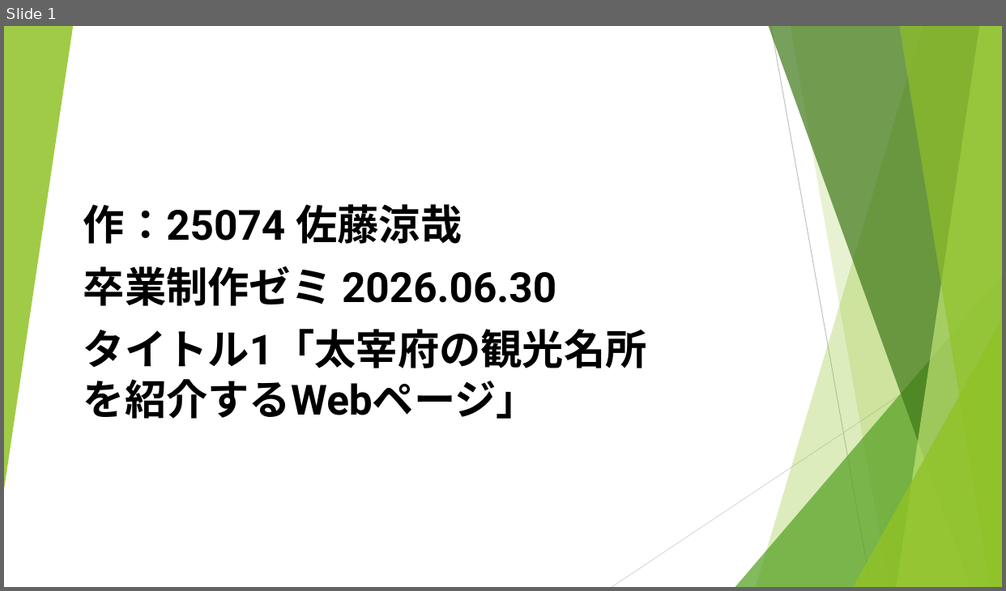
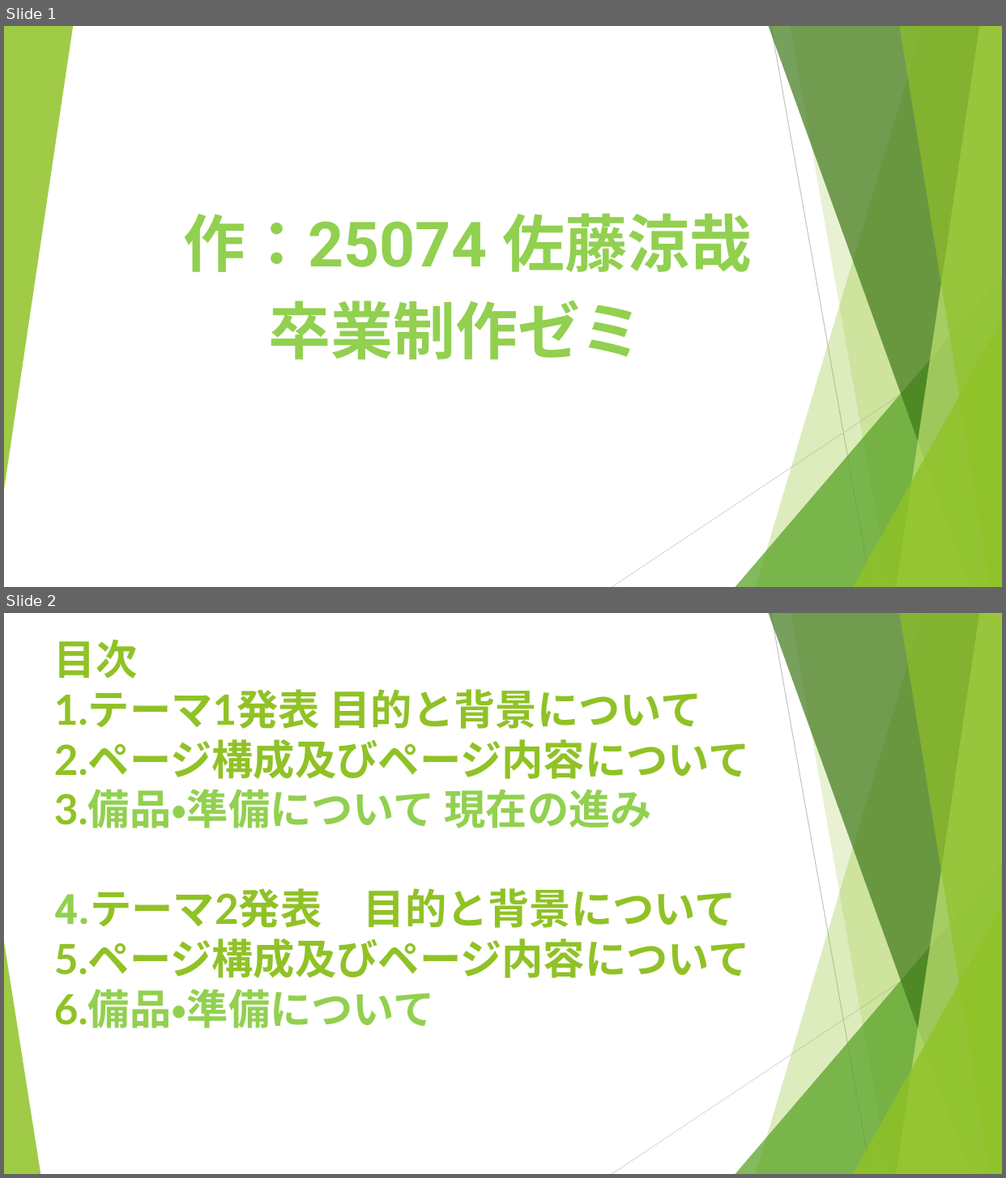
Before and after one commit to ckg25074/sato-zemi, a slide deck: 卒業制作ゼミ.pptm. Shown one above the other, each under a label of ours: slide 1 before the commit, slides 1 and 2 after it. The pictures are 1006x591 and 1006x1178 pixels, drawn with LibreOffice and Linux fonts; fonts in the diff are those of the drawing. Boxes give left, top, right and bottom in pixels: in the first picture for what was removed or moved away, otherwise in the second. Text is boxed around its words. In the diff, an @@ line names an element or a change of style, - is before the commit and + after.

```diff
--- a/卒業制作ゼミ.pptm
+++ b/卒業制作ゼミ.pptm
@@ slide 2 added at box(4, 613, 1002, 1174), background #FFFFFF; not listed: 9 template elements that a slide beside it also shows @@
@@ title added at box(54, 639, 750, 1029), 40 pt, text #90C226, bold @@
+目次
+1.テーマ1発表 目的と背景について
+2.ページ構成及びページ内容について
+3.備品・準備について 現在の進み
+4.テーマ2発表 目的と背景について
+5.ページ構成及びページ内容について
+6.備品・準備について
@@ triangle added at box(4, 942, 40, 1174), fill #90C226 at 85% opacity @@
@@ slide 1 changed as well @@
@@ text "作：25074 佐藤涼哉": place and size @@
-text "作：25074 佐藤涼哉" at box(83, 204, 647, 419)
+text "作：25074 佐藤涼哉" at box(184, 213, 752, 360)
@@ text at box(184, 213, 752, 272): size 40 to 60 pt, text colour #000000 to #92D050 in "作：25074 佐藤涼哉" @@
@@ text at box(269, 300, 643, 360): text changed; size 40 to 60 pt; text colour #000000 to #92D050 @@
-卒業制作ゼミ 2026.06.30
-タイトル1「太宰府の観光名所を紹介するWebページ」
+卒業制作ゼミ
```
Also in this commit, not shown: 1 other slide changed, 7 other slides added, 5 slides removed, 3 other files.
